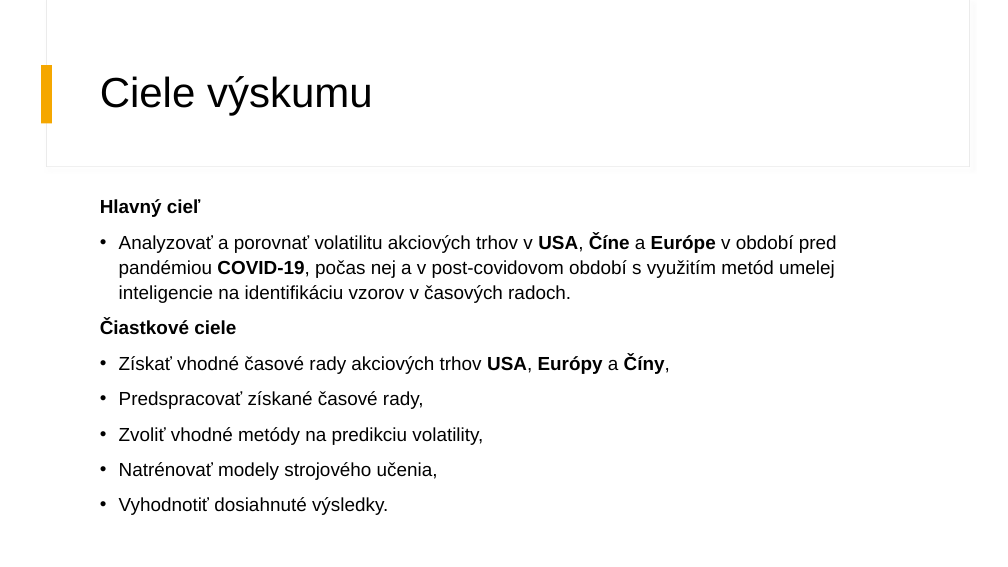
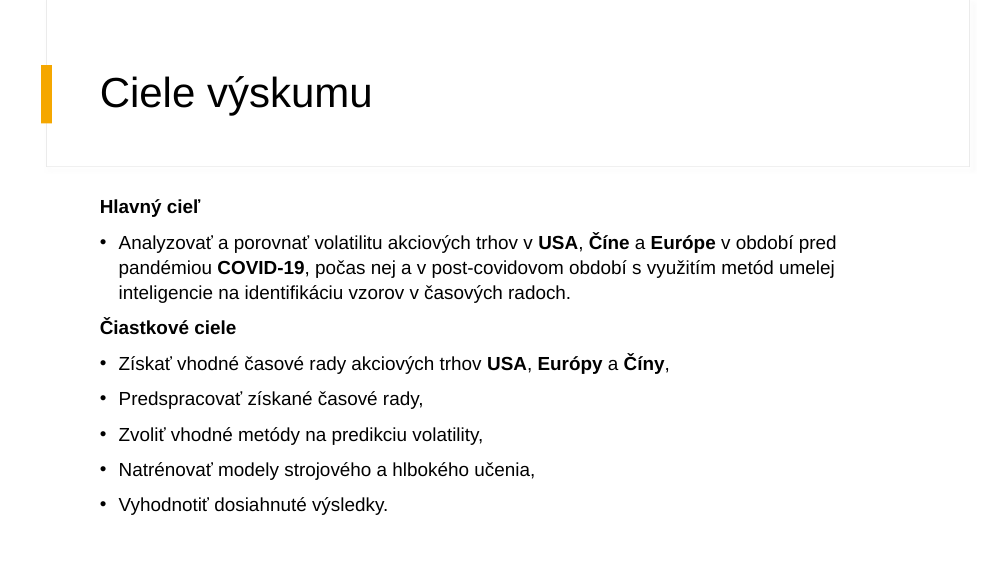
Before and after one commit to MatejLuzak/Identification-of-Patterns-of-Stock-Market-Volatility-in-the-USA-China-and-Europe-Using-AI-Methods, a slide deck: slide 2 of Identifikácia vzorov v časových radoch pre komparáciu volatility.pptx. Drawn at 1008x567 pixels with LibreOffice and Linux fonts; fonts in the diff are those of the drawing. Boxes give left, top, right and bottom in pixels: in the first picture for what was removed or moved away, otherwise in the second. Text is boxed around its words. In the diff, an @@ line names an element or a change of style, - is before the commit and + after.

```diff
--- a/Identifikácia vzorov v časových radoch pre komparáciu volatility.pptx
+++ b/Identifikácia vzorov v časových radoch pre komparáciu volatility.pptx
@@ text at (119,462,535,480): text changed @@
-• Natrénovať modely strojového učenia,
+• Natrénovať modely strojového a hlbokého učenia,
```
Also in this commit, not shown: 3 other slides changed.
